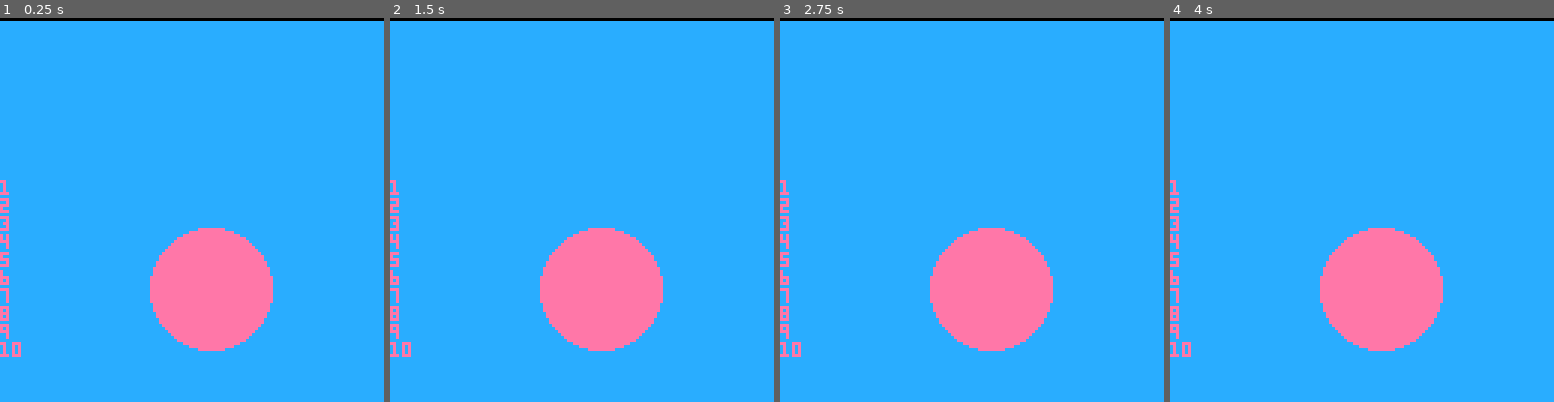
Above: before the commit, frames 1-4 (left to right).
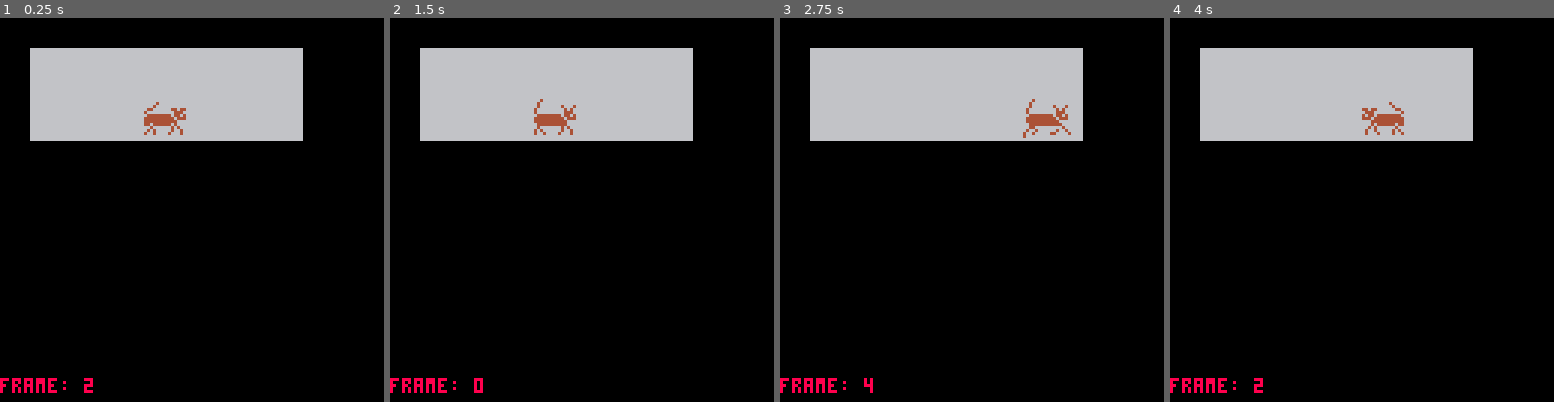
Above: after the commit, the same moments.

Repository: gregorholzmann/dags
Game: PICO-8 cartridge dags.p8
Same seed, same stepped clock (60 frames per second), same inputs: the game is played once before the commit and once after it.
Inputs:
- Up to frame 1 (0.25 s): no input
- Up to frame 2 (1.5 s): no input
- Up to frame 3 (2.75 s): hold Right 1.6-2.1 s; hold Right from 2.47 s (still down)
- Up to frame 4 (4 s): release Right at 3.03 s; hold Left 3.08-3.58 s

The runs differ from the first frame. In frame 1, 99% of the frame differs, in the area x 0-100%, y 0-100%; in frame 2, 99%; in frame 3, 99%; in frame 4, 99%.

Commit message:
stub out walking animations

Diff:
--- a/dags.p8
+++ b/dags.p8
@@ -1,26 +1,132 @@
 pico-8 cartridge // http://www.pico-8.com
 version 8
 __lua__
-print "hello world"
-rectfill(0,1,250,250,12)
-		circfill(70,90,20,14)
-		for i=1,10 do print(i) end
+-- cyber world
+
+actor = {} -- initalize the sprite object
+actor.x = 0 -- sprites x position
+actor.y = 0 -- sprites y position
+actor.sprt = 0 -- sprite starting frame
+actor.tmr = 1 -- internal timer for managing animation
+actor.flp = true -- used for flipping the sprite
+
+apartm = {} -- initialize the level
+apartm.x0 = 10 -- x starting position of the space the sprite will be in
+apartm.y0 = 10 -- y starting position of the space the sprite will be in
+apartm.x1 = 100 -- determines the width (100 - 10 = 90)
+apartm.y1 = 40 -- determines the height of the space (40 - 10 = 30)
+
+current_lvl = {} -- holder for the level counter
+current_lvl.number = 0 -- initialize the level at 0
+
+function lvl_change(ln)
+	current_lvl.number = ln
+	if current_lvl.number==1 then -- code for only level 1
+		actor.x = ((apartm.x0 + apartm.x1) /2) - 8 -- start sprite in the center of the level area
+		actor.y = apartm.y1 - 15 -- put sprite at the base of the level
+	end
+end
+
+function _init()
+	cls() -- clear the screen
+	lvl_change(1) -- start the game at level 1
+end
+
+-- character move function
+function move_actor(bl, br) -- sprite user input receiver, params are the left and right boundaries
+	actor.tmr = actor.tmr+1 -- interal timer to activate waiting animations
+	if actor.tmr >= 7 then
+		actor.sprt = 2
+	end
+	if actor.tmr >= 15 then
+		actor.sprt = 0
+	end
+	if actor.tmr >= 22 then
+		actor.sprt = 2
+	end
+	if actor.tmr >= 30 then
+		actor.sprt = 0
+	end
+	if actor.tmr >= 38 then
+		actor.sprt = 2
+	end
+	if actor.tmr >= 45 then
+		actor.sprt = 0
+	end
+	if actor.tmr >= 53 then
+		actor.sprt = 2
+	end
+	if actor.tmr >= 60 then
+		actor.sprt = 0
+		actor.tmr = 0 -- restart timer
+	end
+
+	if btn(1) then -- built in function that receives button input, in this case the right arrow
+		if actor.x < br then -- if sprite is within the right boundries
+			actor.flp = true -- set deafult direction of sprite
+			actor.x+=1.5 -- progress the sprite along the x axis
+			actor.sprt = walk_animator(actor.sprt) -- animate the sprite by calling the sprite_animator function
+			actor.tmr = 0 -- reset internal timer
+		end
+	elseif btn(0) then
+		if actor.x > bl then
+			actor.flp = false -- flip the direction of the sprite
+			actor.x-=1.5 -- move the sprite to the left
+			actor.sprt = walk_animator(actor.sprt)
+			actor.tmr = 0
+		end
+	end
+end
+
+function walk_animator(x) -- this function receives the number of frames to animate by, increaments by the supplied amount and returns the value back calling user input function
+	local y = 0
+	if x == 0 then
+		y = 4
+	else
+		y = 0
+	end
+	return y
+end
+
+function draw_lvl() -- abstracting the built in draw function to render the required level
+	if current_lvl.number==1 then
+		rectfill(apartm.x0,apartm.y0,apartm.x1,apartm.y1, 6) -- create a simple grey block to illustrate level boundries
+	end
+end
+
+
+
+function _update() -- main game loop called at 30fps
+	if current_lvl.number==1 then -- define the boundries for level 1
+		bnd_left = apartm.x0
+		bnd_right = apartm.x1 - 14
+	end
+
+	move_actor(bnd_left, bnd_right) -- call to user input function
+end
+
+function _draw() -- write pixels to view at 30fps
+	cls() -- clear thew screen
+	draw_lvl() -- level rendering
+	spr(actor.sprt,actor.x,actor.y,2,2,actor.flp) -- draw the main sprite with the modified sprite properties
+	print('frame: '..actor.sprt, 0, 120, 8)
+end
 __gfx__
 00000000000000000000000000000000000000000000000000000000000000000000000000000000000000000000000000000000000000000000000000000000
 00000000000000000000000000000000000000000000000000000000000000000000000000000000000000000000000000000000000000000000000000000000
-00700700000000000000400000000000000000000000000000000000000000000000000000000000000000000000000000000000000000000000000000000000
-00077000000000000000040000000000004000000000000000000000000000000000000000000000000000000000000000000000000000000000000000000000
-00077000040004000000040000000000000400000000000000000000000000000000000000000000000000000000000000000000000000000000000000000000
-00700700004040000000004004404400000044000000000000000000000000000000000000000000000000000000000000000000000000000000000000000000
-00000000004440000000004000444000000000400000000000000000000000000000000000000000000000000000000000000000000000000000000000000000
-00000000040440444444440004044044444444000000000000000000000000000000000000000000000000000000000000000000000000000000000000000000
-00000000044404444444444004440444444444400000000000000000000000000000000000000000000000000000000000000000000000000000000000000000
-00000000000044444444444000004444444444400000000000000000000000000000000000000000000000000000000000000000000000000000000000000000
-00000000000044444444440000004044444404400000000000000000000000000000000000000000000000000000000000000000000000000000000000000000
-00000000000404000000040000040400000040000000000000000000000000000000000000000000000000000000000000000000000000000000000000000000
-00000000004004000000404000400400000404000000000000000000000000000000000000000000000000000000000000000000000000000000000000000000
-00000000004000400004004000400040000400400000000000000000000000000000000000000000000000000000000000000000000000000000000000000000
-00000000000000000000000000000000000000000000000000000000000000000000000000000000000000000000000000000000000000000000000000000000
+00000000000040000000000000000000000000000000400000000000000000000000000000000000000000000000000000000000000000000000000000000000
+00000000000004000000000000400000000000000000040000000000000000000000000000000000000000000000000000000000000000000000000000000000
+04000400000004000000000000040000040004000000040000000000000000000000000000000000000000000000000000000000000000000000000000000000
+00404000000000400440440000004400004040000000004000000000000000000000000000000000000000000000000000000000000000000000000000000000
+00444000000000400044400000000040004440000000004000000000000000000000000000000000000000000000000000000000000000000000000000000000
+04044044444444000404404444444400040440444444440000000000000000000000000000000000000000000000000000000000000000000000000000000000
+04440444444444400444044444444440044404444444444000000000000000000000000000000000000000000000000000000000000000000000000000000000
+00004444444444400000444444444440000044444444444000000000000000000000000000000000000000000000000000000000000000000000000000000000
+00004444444444000000404444440440000444444444440000000000000000000000000000000000000000000000000000000000000000000000000000000000
+00040400000004000004040000004000004000000000440000000000000000000000000000000000000000000000000000000000000000000000000000000000
+00400400000040400040040000040400040040000004004000000000000000000000000000000000000000000000000000000000000000000000000000000000
+00400040000400400040004000040040400004400000400400000000000000000000000000000000000000000000000000000000000000000000000000000000
+00000000000000000000000000000000000000000000000400000000000000000000000000000000000000000000000000000000000000000000000000000000
 00000000000000000000000000000000000000000000000000000000000000000000000000000000000000000000000000000000000000000000000000000000
 00000000000000000000000000000000000000000000000000000000000000000000000000000000000000000000000000000000000000000000000000000000
 00000000000000000000000000000000000000000000000000000000000000000000000000000000000000000000000000000000000000000000000000000000
